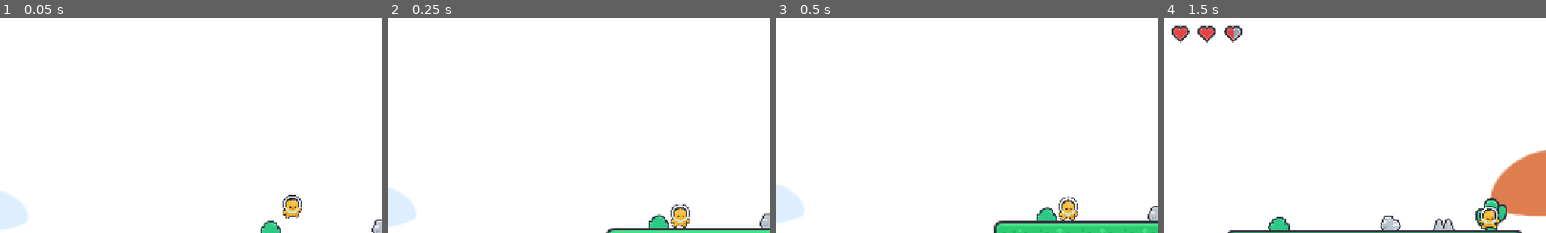
Above: before the commit, frames 1-4 (left to right).
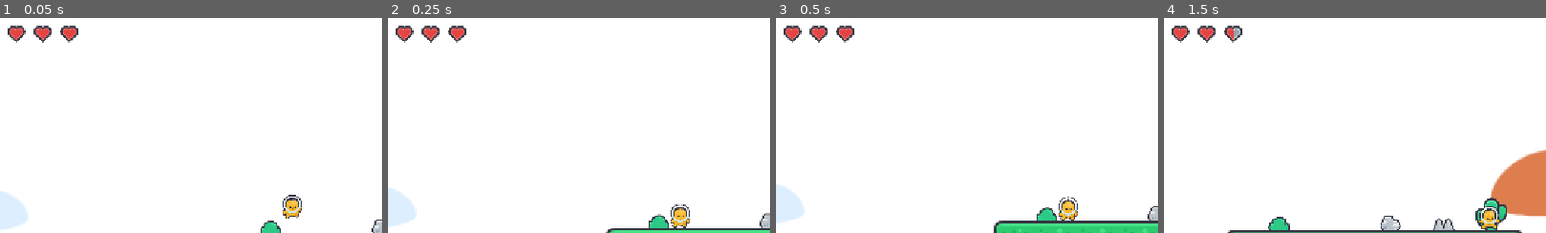
Above: after the commit, the same moments.

Repository: jet1211466/godot_platformer
Game: Godot game, scene res://scenes/level_1.tscn
Same seed, same stepped clock (60 frames per second), same inputs: the game is played once before the commit and once after it.
Inputs:
- Up to frame 1 (0.05 s): no input
- Up to frame 2 (0.25 s): no input
- Up to frame 3 (0.5 s): no input
- Up to frame 4 (1.5 s): tap Enter (ui_accept) at 0.5, 0.77 s; hold Right (ui_right) from 0.53 s (still down)
The pictures show only the part of the screen within x 12-62%, y 7-57%; the shares and areas given below are measured in that part.

The runs differ from the first frame. In frame 1, 0.8% of the frame differs, in the area x 2-21%, y 3-12%; in frame 2, 0.8%; in frame 3, 0.8%; in frame 4, nothing differs.

Commit message:
ez phone pull

Diff:
--- a/scenes/player_health.tscn
+++ b/scenes/player_health.tscn
@@ -40,15 +40,15 @@
 position = Vector2(-40, 0)
 scale = Vector2(0.75, 0.75)
 sprite_frames = SubResource("SpriteFrames_xcuk0")
-animation = &"empty"
+animation = &"full"
 
 [node name="Heart2" type="AnimatedSprite2D" parent="." unique_id=1218712906]
 scale = Vector2(0.75, 0.75)
 sprite_frames = SubResource("SpriteFrames_xcuk0")
-animation = &"empty"
+animation = &"full"
 
 [node name="Heart3" type="AnimatedSprite2D" parent="." unique_id=83026149]
 position = Vector2(40, 0)
 scale = Vector2(0.75, 0.75)
 sprite_frames = SubResource("SpriteFrames_xcuk0")
-animation = &"empty"
+animation = &"full"
